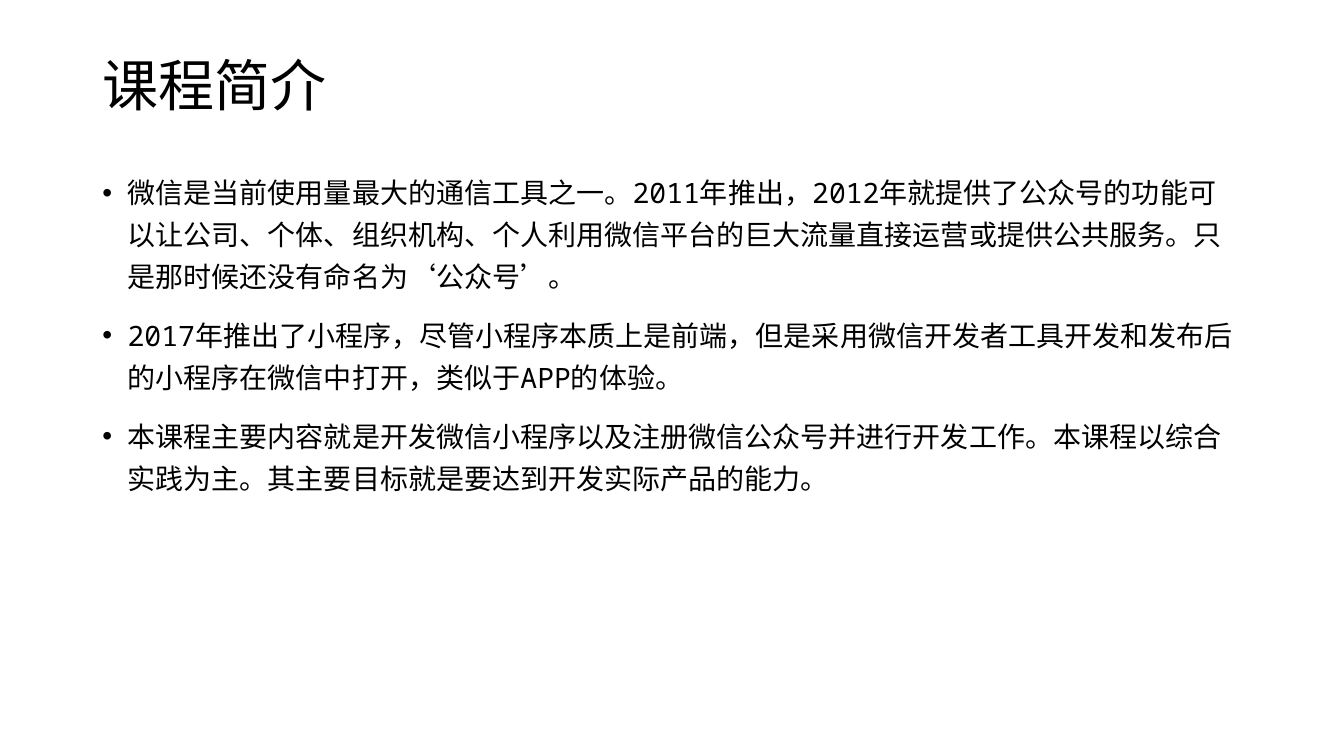
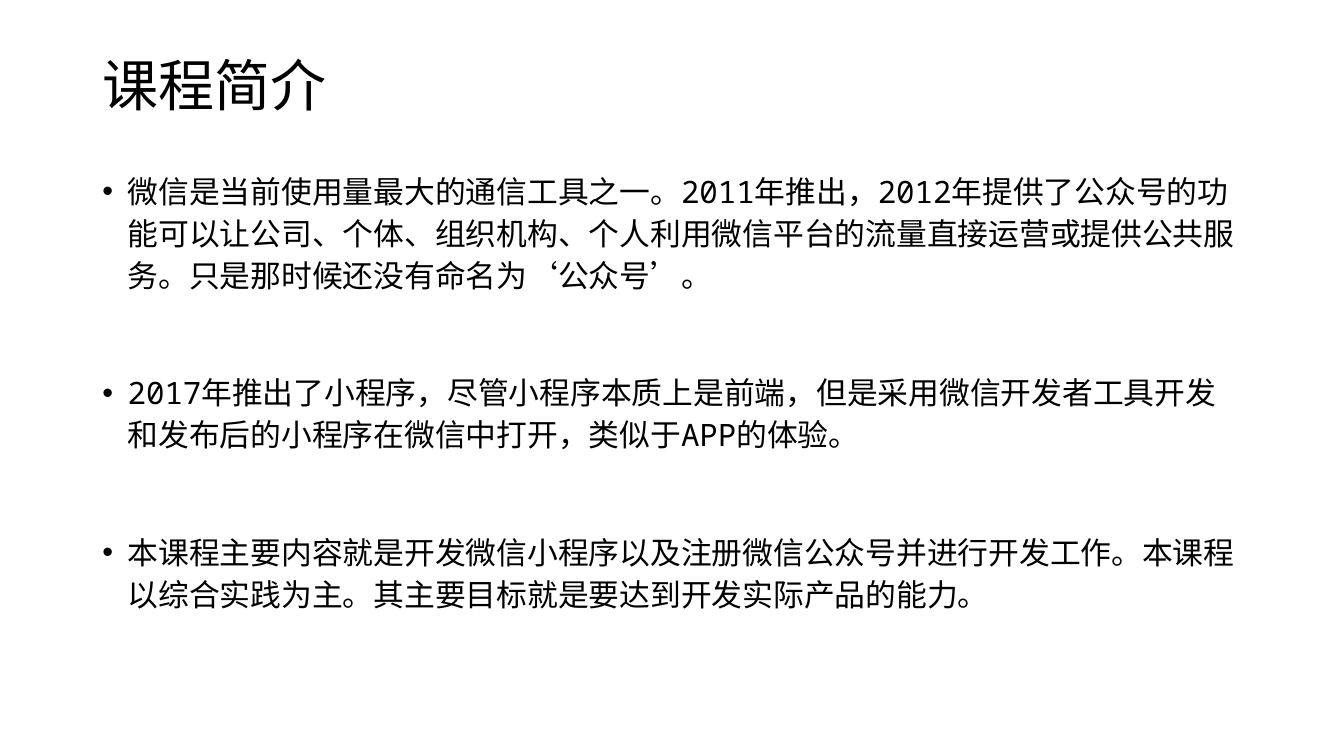
Before and after one commit to edu2act/course-wechat-and-miniprogram, a slide deck: slide 2 of materials/ch01/ch01-课程简介和准备工作.pptx. Drawn at 1344x756 pixels with LibreOffice and Linux fonts; fonts in the diff are those of the drawing. Boxes give left, top, right and bottom in pixels: in the first picture for what was removed or moved away, otherwise in the second. Text is boxed around its words. In the diff, an @@ line names an element or a change of style, - is before the commit and + after.

```diff
--- a/materials/ch01/ch01-课程简介和准备工作.pptx
+++ b/materials/ch01/ch01-课程简介和准备工作.pptx
@@ text at bbox=[128, 177, 1235, 290]: text changed; size 20 to 22 pt @@
-• 微信是当前使用量最大的通信工具之一。2011年推出，2012年就提供了公众号的功能可以让公司、个体、组织机构、个人利用微信平台的巨大流量直接运营或提供公共服务。只是那时候还没有命名为‘公众号’。
+• 微信是当前使用量最大的通信工具之一。2011年推出，2012年提供了公众号的功能可以让公司、个体、组织机构、个人利用微信平台的流量直接运营或提供公共服务。只是那时候还没有命名为‘公众号’。
@@ text at bbox=[128, 378, 1235, 609]: size 20 to 22 pt in "2017年推出了小程序，尽管小程序本质上是前端，但是采用微信开发者工具开发和发布后的小程序在微信中打开，类似于APP的体 ...", "本课程主要内容就是开发微信小程序以及注册微信公众号并进行开发工作。本课程以综合实践为主。其主要目标就是要达到开发实际产品 ..." @@
```
Also in this commit, not shown: 5 other slides changed, 9 slides added, 1 slide removed, 18 other files.
